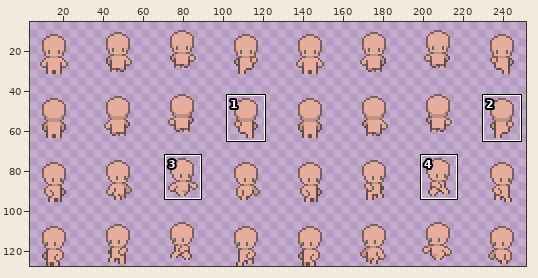
Edited in one commit: sprite sheet (Assets/Personal/Characters/char1_walk.png). The picture above shows the old version from afar; the outline marks the close-up.
Close-up. As it was:
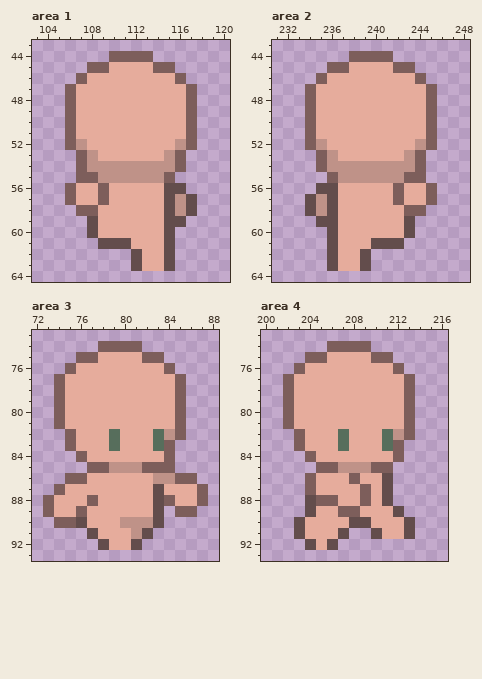
The file is 256x128 pixels. Shown: area 1: x 103..120, y 43..64; area 2: x 231..248, y 43..64; area 3: x 72..88, y 73..93; area 4: x 200..216, y 73..93. The wide view leaves out empty margins. The commit also changed other parts of the picture, which this record leaves out.
After:
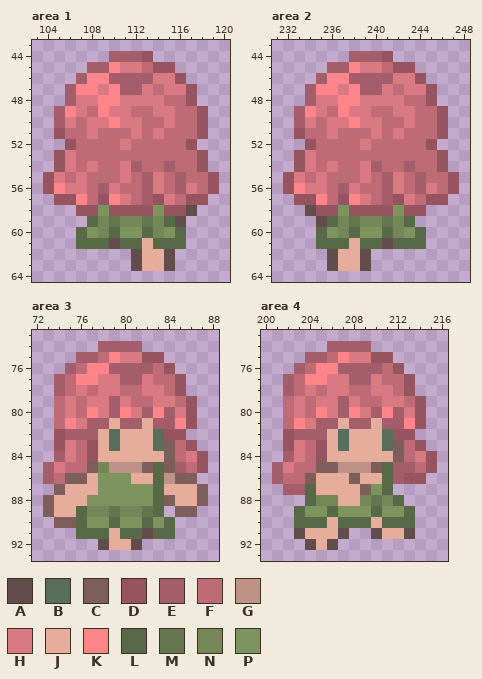
Palette (. is transparent): A #634d4c  B #576e5c  C #7d5e5b  D #965461  E #a35d6b  F #bf6b75  G #bf9288  H #d97981  J #e6ac9c  K #ff858b  L #586948  M #65754f  N #758658  P #7d945f
What changed:
Changed rows in their new state; - is an unchanged pixel.
Area 1:
first column x 104:
44 ------EEED------
45 ----EEKHHFDD----
46 ---EKKEEEEHHD---
47 --EKKHKEEHFHHD--
48 --EHHKKHHHHFFD--
49 -EKHFKHHFFHHFFD-
50 -EHFHHKHHFFHFFD-
51 -DFFHFFFHFHFFFD-
52 --DFFFFHFFFFFD--
53 -DHFFFFFFFFFFFD-
54 -DHFHFFHEFFEFFD-
55 DHFHFFFHFEHFEFFD
56 DKHHFEHFFEHFEHFD
57 -DDKFDKHFEDHFDD-
58 ---DDPDDDDPDD---
59 ----LNMNNMNL----
60 ---LPNLPPLNPL---
61 ---LLL-LL-LLL---
Area 2:
first column x 232:
44 ------EEED------
45 ----EEKHHFDD----
46 ---EKKEEEEHHD---
47 --EKKHKEEHFHHD--
48 --EHHKKHHHHFFD--
49 -EKHFKHHFFHHFFD-
50 -EHFHHKHHFFHFFD-
51 -DFFHFFFHFHFFFD-
52 --DFFFFHFFFFFD--
53 -DHFFFFFFFFFFFD-
54 -DHFHFFHEFFEFFD-
55 DHFHFFFHFEHFEFFD
56 DKHHFEHFFEHFEHFD
57 -DDKFDKHFEDHFDD-
58 ---DDPDDDDPDD---
59 ----LNMNNMNL----
60 ---LPNLPPLNPL---
61 ---LLL-LL-LLL---
Area 3:
first column x 73:
74 -----EEEE------
75 ---EEFKHHDD----
76 --EFKKEEEEFD---
77 -EFKKHHEEHFFD--
78 -EFHFHHFFHHFD--
79 -FHFHHEHFFHHFD-
80 -FHFKHEKHEKEHD-
81 -FKHEE-EE-EEKD-
82 -DEEE------DD--
83 -DHFD-------FD-
84 -EHFD-------FHD
85 EHFF-N----L-EFD
86 EF---PPP--L----
87 -----PPPPPL----
88 ----PPPPPPL----
89 ---LNNMNNML----
90 ---LPPLPPLPL---
91 ---LLL-LL-LL---
Area 4:
first column x 201:
74 -----EEEE------
75 ---EEFKHHDD----
76 --EFKKEEEEFD---
77 -EFKKHHEEHFFD--
78 -EFHFHHFFHHFD--
79 -FHFHHEHFFHHFD-
80 -FHFKHEKHEKEHD-
81 -FKHEE-EE-EEKD-
82 -DEEE------DD--
83 -DHFD-------FD-
84 -EHFD-------FHD
85 EHFF------LEEFD
86 EFF-------LEDD-
87 -EEL-----PL----
88 ---LNN--NMNL---
89 --LPPLPPPLPPL--
90 --LLL-LLL-LLL--
